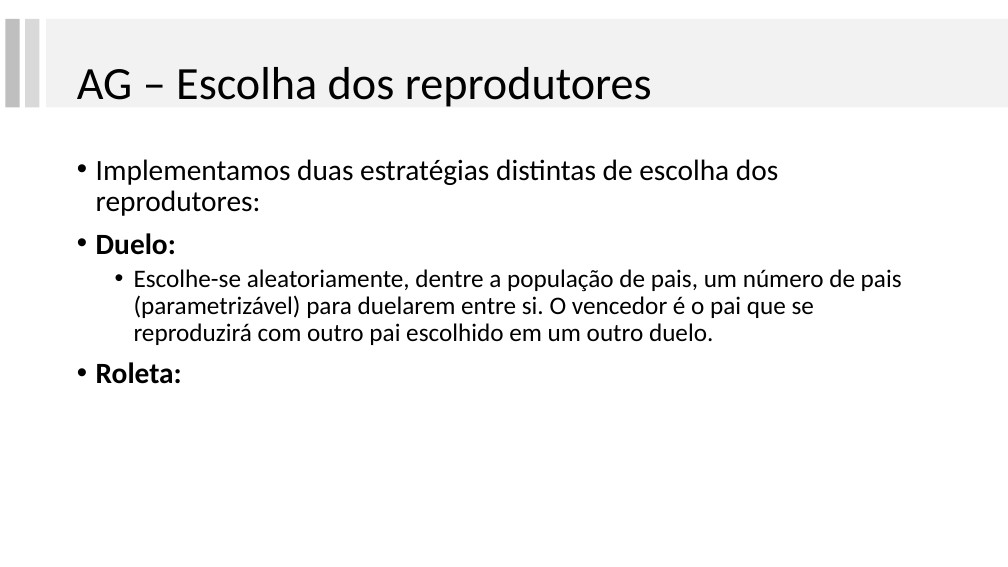
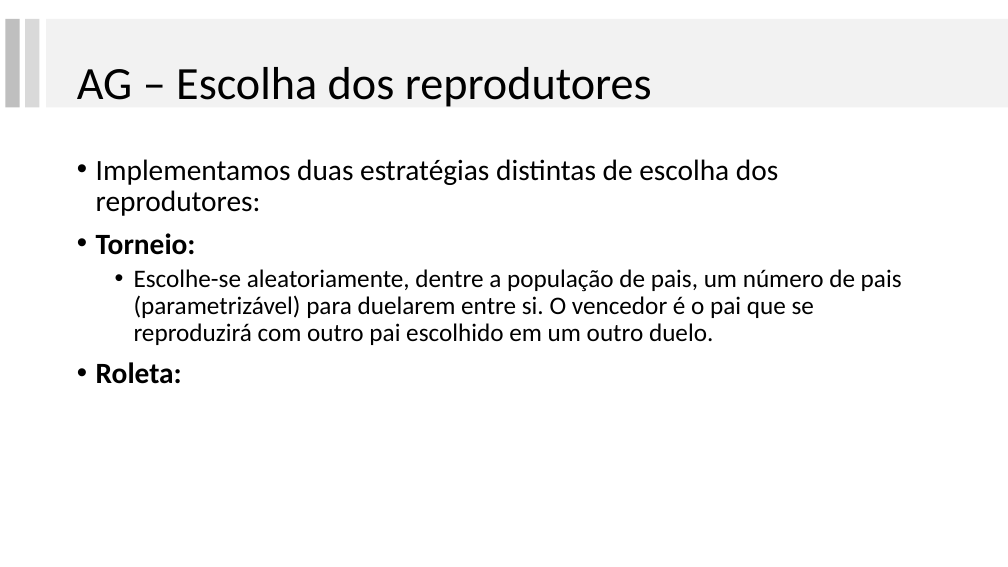
Before and after one commit to lpbiasoto/metaheuristicas, a slide deck: slide 12 of Apresentacao 3/ApresentacaoGA.pptx (slide 7 before the commit). Drawn at 1008x567 pixels with LibreOffice and Linux fonts; fonts in the diff are those of the drawing. Boxes give left, top, right and bottom in pixels: in the first picture for what was removed or moved away, otherwise in the second. Text is boxed around its words. In the diff, an @@ line names an element or a change of style, - is before the commit and + after.

```diff
--- a/Apresentacao 3/ApresentacaoGA.pptx
+++ b/Apresentacao 3/ApresentacaoGA.pptx
@@ text at <box>96,233,196,255</box>: text changed @@
-• Duelo:
+• Torneio:
```
Also in this commit, not shown: 6 other slides changed, 7 slides added, 15 slides removed.
